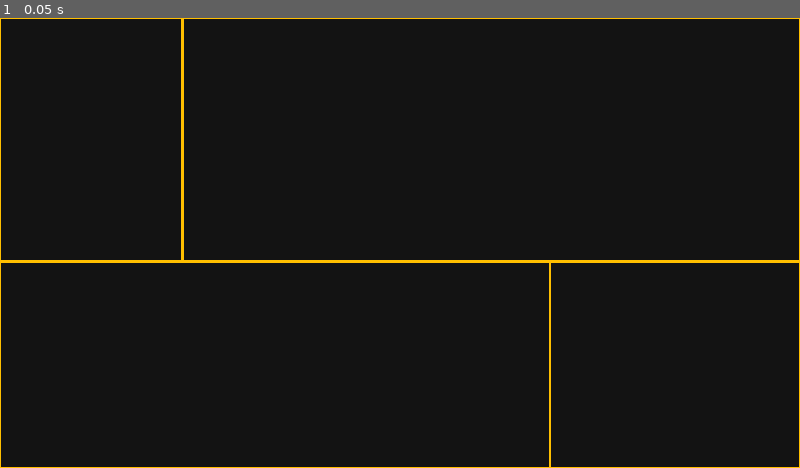
Above: before the commit, frame 1.
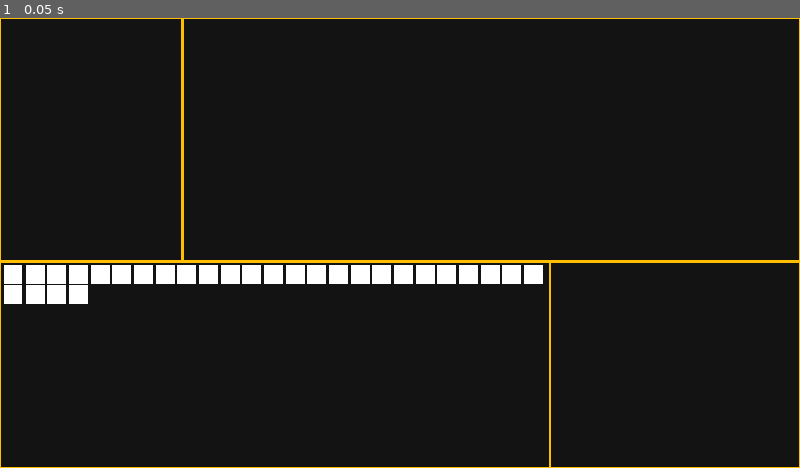
Above: after the commit, the same moment.

Repository: Rain-Gayming/Unnamed-RPG-Game
Game: Godot game, scene res://ui/scenes/main_ui_test.tscn
The game is run twice, just before and just after one commit, with the same random seed, the same clock (stepped at 60 frames per second) and the same inputs.
Inputs:
- Up to frame 1 (0.05 s): no input

The runs differ from the first frame. In frame 1, 2.9% of the frame differs, in the area x 0-68%, y 54-64%.

Commit message:
Added a scaling grid system

Diff:
--- /dev/null
+++ b/unnamedrpggame/ui/inventory/scenes/inventory.tscn
@@ -0,0 +1,752 @@
+[gd_scene load_steps=3 format=3 uid="uid://y6volqeh44bh"]
+
+[ext_resource type="PackedScene" uid="uid://b25i31r51qafw" path="res://ui/controllable_ui/scenes/controlable_menu.tscn" id="1_uwwsr"]
+[ext_resource type="Script" path="res://ui/variable_grid_columns.gd" id="2_hw0o6"]
+
+[node name="inventory" instance=ExtResource("1_uwwsr")]
+offset_left = -582.0
+offset_top = -449.0
+offset_right = 565.0
+offset_bottom = 317.0
+
+[node name="item_grid" type="GridContainer" parent="." index="10"]
+layout_mode = 1
+anchors_preset = 15
+anchor_right = 1.0
+anchor_bottom = 1.0
+offset_left = 9.0
+offset_top = 8.0
+offset_right = -8.0
+offset_bottom = -8.0
+grow_horizontal = 2
+grow_vertical = 2
+mouse_filter = 2
+theme_override_constants/h_separation = 8
+columns = 22
+script = ExtResource("2_hw0o6")
+internal_object_size = 45.0
+
+[node name="item_slot" type="Control" parent="item_grid" index="0"]
+custom_minimum_size = Vector2(45, 45)
+layout_mode = 2
+
+[node name="item_icon" type="TextureRect" parent="item_grid/item_slot" index="0"]
+layout_mode = 1
+anchors_preset = 15
+anchor_right = 1.0
+anchor_bottom = 1.0
+grow_horizontal = 2
+grow_vertical = 2
+
+[node name="item_amount" type="RichTextLabel" parent="item_grid/item_slot" index="1"]
+layout_mode = 0
+offset_right = 40.0
+offset_bottom = 40.0
+
+[node name="ColorRect" type="ColorRect" parent="item_grid/item_slot" index="2"]
+layout_mode = 1
+anchors_preset = 15
+anchor_right = 1.0
+anchor_bottom = 1.0
+grow_horizontal = 2
+grow_vertical = 2
+
+[node name="item_slot2" type="Control" parent="item_grid" index="1"]
+custom_minimum_size = Vector2(44.93, 45)
+layout_mode = 2
+
+[node name="item_icon" type="TextureRect" parent="item_grid/item_slot2" index="0"]
+layout_mode = 1
+anchors_preset = 15
+anchor_right = 1.0
+anchor_bottom = 1.0
+grow_horizontal = 2
+grow_vertical = 2
+
+[node name="item_amount" type="RichTextLabel" parent="item_grid/item_slot2" index="1"]
+layout_mode = 0
+offset_right = 40.0
+offset_bottom = 40.0
+
+[node name="ColorRect" type="ColorRect" parent="item_grid/item_slot2" index="2"]
+layout_mode = 1
+anchors_preset = 15
+anchor_right = 1.0
+anchor_bottom = 1.0
+grow_horizontal = 2
+grow_vertical = 2
+
+[node name="item_slot3" type="Control" parent="item_grid" index="2"]
+custom_minimum_size = Vector2(44.93, 45)
+layout_mode = 2
+
+[node name="item_icon" type="TextureRect" parent="item_grid/item_slot3" index="0"]
+layout_mode = 1
+anchors_preset = 15
+anchor_right = 1.0
+anchor_bottom = 1.0
+grow_horizontal = 2
+grow_vertical = 2
+
+[node name="item_amount" type="RichTextLabel" parent="item_grid/item_slot3" index="1"]
+layout_mode = 0
+offset_right = 40.0
+offset_bottom = 40.0
+
+[node name="ColorRect" type="ColorRect" parent="item_grid/item_slot3" index="2"]
+layout_mode = 1
+anchors_preset = 15
+anchor_right = 1.0
+anchor_bottom = 1.0
+grow_horizontal = 2
+grow_vertical = 2
+
+[node name="item_slot4" type="Control" parent="item_grid" index="3"]
+custom_minimum_size = Vector2(44.93, 45)
+layout_mode = 2
+
+[node name="item_icon" type="TextureRect" parent="item_grid/item_slot4" index="0"]
+layout_mode = 1
+anchors_preset = 15
+anchor_right = 1.0
+anchor_bottom = 1.0
+grow_horizontal = 2
+grow_vertical = 2
+
+[node name="item_amount" type="RichTextLabel" parent="item_grid/item_slot4" index="1"]
+layout_mode = 0
+offset_right = 40.0
+offset_bottom = 40.0
+
+[node name="ColorRect" type="ColorRect" parent="item_grid/item_slot4" index="2"]
+layout_mode = 1
+anchors_preset = 15
+anchor_right = 1.0
+anchor_bottom = 1.0
+grow_horizontal = 2
+grow_vertical = 2
+
+[node name="item_slot5" type="Control" parent="item_grid" index="4"]
+custom_minimum_size = Vector2(44.93, 45)
+layout_mode = 2
+
+[node name="item_icon" type="TextureRect" parent="item_grid/item_slot5" index="0"]
+layout_mode = 1
+anchors_preset = 15
+anchor_right = 1.0
+anchor_bottom = 1.0
+grow_horizontal = 2
+grow_vertical = 2
+
+[node name="item_amount" type="RichTextLabel" parent="item_grid/item_slot5" index="1"]
+layout_mode = 0
+offset_right = 40.0
+offset_bottom = 40.0
+
+[node name="ColorRect" type="ColorRect" parent="item_grid/item_slot5" index="2"]
+layout_mode = 1
+anchors_preset = 15
+anchor_right = 1.0
+anchor_bottom = 1.0
+grow_horizontal = 2
+grow_vertical = 2
+
+[node name="item_slot6" type="Control" parent="item_grid" index="5"]
+custom_minimum_size = Vector2(44.93, 45)
+layout_mode = 2
+
+[node name="item_icon" type="TextureRect" parent="item_grid/item_slot6" index="0"]
+layout_mode = 1
+anchors_preset = 15
+anchor_right = 1.0
+anchor_bottom = 1.0
+grow_horizontal = 2
+grow_vertical = 2
+
+[node name="item_amount" type="RichTextLabel" parent="item_grid/item_slot6" index="1"]
+layout_mode = 0
+offset_right = 40.0
+offset_bottom = 40.0
+
+[node name="ColorRect" type="ColorRect" parent="item_grid/item_slot6" index="2"]
+layout_mode = 1
+anchors_preset = 15
+anchor_right = 1.0
+anchor_bottom = 1.0
+grow_horizontal = 2
+grow_vertical = 2
+
+[node name="item_slot7" type="Control" parent="item_grid" index="6"]
+custom_minimum_size = Vector2(44.93, 45)
+layout_mode = 2
+
+[node name="item_icon" type="TextureRect" parent="item_grid/item_slot7" index="0"]
+layout_mode = 1
+anchors_preset = 15
+anchor_right = 1.0
+anchor_bottom = 1.0
+grow_horizontal = 2
+grow_vertical = 2
+
+[node name="item_amount" type="RichTextLabel" parent="item_grid/item_slot7" index="1"]
+layout_mode = 0
+offset_right = 40.0
+offset_bottom = 40.0
+
+[node name="ColorRect" type="ColorRect" parent="item_grid/item_slot7" index="2"]
+layout_mode = 1
+anchors_preset = 15
+anchor_right = 1.0
+anchor_bottom = 1.0
+grow_horizontal = 2
+grow_vertical = 2
+
+[node name="item_slot8" type="Control" parent="item_grid" index="7"]
+custom_minimum_size = Vector2(44.93, 45)
+layout_mode = 2
+
+[node name="item_icon" type="TextureRect" parent="item_grid/item_slot8" index="0"]
+layout_mode = 1
+anchors_preset = 15
+anchor_right = 1.0
+anchor_bottom = 1.0
+grow_horizontal = 2
+grow_vertical = 2
+
+[node name="item_amount" type="RichTextLabel" parent="item_grid/item_slot8" index="1"]
+layout_mode = 0
+offset_right = 40.0
+offset_bottom = 40.0
+
+[node name="ColorRect" type="ColorRect" parent="item_grid/item_slot8" index="2"]
+layout_mode = 1
+anchors_preset = 15
+anchor_right = 1.0
+anchor_bottom = 1.0
+grow_horizontal = 2
+grow_vertical = 2
+
+[node name="item_slot9" type="Control" parent="item_grid" index="8"]
+custom_minimum_size = Vector2(44.93, 45)
+layout_mode = 2
+
+[node name="item_icon" type="TextureRect" parent="item_grid/item_slot9" index="0"]
+layout_mode = 1
+anchors_preset = 15
+anchor_right = 1.0
+anchor_bottom = 1.0
+grow_horizontal = 2
+grow_vertical = 2
+
+[node name="item_amount" type="RichTextLabel" parent="item_grid/item_slot9" index="1"]
+layout_mode = 0
+offset_right = 40.0
+offset_bottom = 40.0
+
+[node name="ColorRect" type="ColorRect" parent="item_grid/item_slot9" index="2"]
+layout_mode = 1
+anchors_preset = 15
+anchor_right = 1.0
+anchor_bottom = 1.0
+grow_horizontal = 2
+grow_vertical = 2
+
+[node name="item_slot10" type="Control" parent="item_grid" index="9"]
+custom_minimum_size = Vector2(44.93, 45)
+layout_mode = 2
+
+[node name="item_icon" type="TextureRect" parent="item_grid/item_slot10" index="0"]
+layout_mode = 1
+anchors_preset = 15
+anchor_right = 1.0
+anchor_bottom = 1.0
+grow_horizontal = 2
+grow_vertical = 2
+
+[node name="item_amount" type="RichTextLabel" parent="item_grid/item_slot10" index="1"]
+layout_mode = 0
+offset_right = 40.0
+offset_bottom = 40.0
+
+[node name="ColorRect" type="ColorRect" parent="item_grid/item_slot10" index="2"]
+layout_mode = 1
+anchors_preset = 15
+anchor_right = 1.0
+anchor_bottom = 1.0
+grow_horizontal = 2
+grow_vertical = 2
+
+[node name="item_slot11" type="Control" parent="item_grid" index="10"]
+custom_minimum_size = Vector2(44.93, 45)
+layout_mode = 2
+
+[node name="item_icon" type="TextureRect" parent="item_grid/item_slot11" index="0"]
+layout_mode = 1
+anchors_preset = 15
+anchor_right = 1.0
+anchor_bottom = 1.0
+grow_horizontal = 2
+grow_vertical = 2
+
+[node name="item_amount" type="RichTextLabel" parent="item_grid/item_slot11" index="1"]
+layout_mode = 0
+offset_right = 40.0
+offset_bottom = 40.0
+
+[node name="ColorRect" type="ColorRect" parent="item_grid/item_slot11" index="2"]
+layout_mode = 1
+anchors_preset = 15
+anchor_right = 1.0
+anchor_bottom = 1.0
+grow_horizontal = 2
+grow_vertical = 2
+
+[node name="item_slot12" type="Control" parent="item_grid" index="11"]
+custom_minimum_size = Vector2(44.93, 45)
+layout_mode = 2
+
+[node name="item_icon" type="TextureRect" parent="item_grid/item_slot12" index="0"]
+layout_mode = 1
+anchors_preset = 15
+anchor_right = 1.0
+anchor_bottom = 1.0
+grow_horizontal = 2
+grow_vertical = 2
+
+[node name="item_amount" type="RichTextLabel" parent="item_grid/item_slot12" index="1"]
+layout_mode = 0
+offset_right = 40.0
+offset_bottom = 40.0
+
+[node name="ColorRect" type="ColorRect" parent="item_grid/item_slot12" index="2"]
+layout_mode = 1
+anchors_preset = 15
+anchor_right = 1.0
+anchor_bottom = 1.0
+grow_horizontal = 2
+grow_vertical = 2
+
+[node name="item_slot13" type="Control" parent="item_grid" index="12"]
+custom_minimum_size = Vector2(44.93, 45)
+layout_mode = 2
+
+[node name="item_icon" type="TextureRect" parent="item_grid/item_slot13" index="0"]
+layout_mode = 1
+anchors_preset = 15
+anchor_right = 1.0
+anchor_bottom = 1.0
+grow_horizontal = 2
+grow_vertical = 2
+
+[node name="item_amount" type="RichTextLabel" parent="item_grid/item_slot13" index="1"]
+layout_mode = 0
+offset_right = 40.0
+offset_bottom = 40.0
+
+[node name="ColorRect" type="ColorRect" parent="item_grid/item_slot13" index="2"]
+layout_mode = 1
+anchors_preset = 15
+anchor_right = 1.0
+anchor_bottom = 1.0
+grow_horizontal = 2
+grow_vertical = 2
+
+[node name="item_slot14" type="Control" parent="item_grid" index="13"]
+custom_minimum_size = Vector2(44.93, 45)
+layout_mode = 2
+
+[node name="item_icon" type="TextureRect" parent="item_grid/item_slot14" index="0"]
+layout_mode = 1
+anchors_preset = 15
+anchor_right = 1.0
+anchor_bottom = 1.0
+grow_horizontal = 2
+grow_vertical = 2
+
+[node name="item_amount" type="RichTextLabel" parent="item_grid/item_slot14" index="1"]
+layout_mode = 0
+offset_right = 40.0
+offset_bottom = 40.0
+
+[node name="ColorRect" type="ColorRect" parent="item_grid/item_slot14" index="2"]
+layout_mode = 1
+anchors_preset = 15
+anchor_right = 1.0
+anchor_bottom = 1.0
+grow_horizontal = 2
+grow_vertical = 2
+
+[node name="item_slot15" type="Control" parent="item_grid" index="14"]
+custom_minimum_size = Vector2(44.93, 45)
+layout_mode = 2
+
+[node name="item_icon" type="TextureRect" parent="item_grid/item_slot15" index="0"]
+layout_mode = 1
+anchors_preset = 15
+anchor_right = 1.0
+anchor_bottom = 1.0
+grow_horizontal = 2
+grow_vertical = 2
+
+[node name="item_amount" type="RichTextLabel" parent="item_grid/item_slot15" index="1"]
+layout_mode = 0
+offset_right = 40.0
+offset_bottom = 40.0
+
+[node name="ColorRect" type="ColorRect" parent="item_grid/item_slot15" index="2"]
+layout_mode = 1
+anchors_preset = 15
+anchor_right = 1.0
+anchor_bottom = 1.0
+grow_horizontal = 2
+grow_vertical = 2
+
+[node name="item_slot16" type="Control" parent="item_grid" index="15"]
+custom_minimum_size = Vector2(44.93, 45)
+layout_mode = 2
+
+[node name="item_icon" type="TextureRect" parent="item_grid/item_slot16" index="0"]
+layout_mode = 1
+anchors_preset = 15
+anchor_right = 1.0
+anchor_bottom = 1.0
+grow_horizontal = 2
+grow_vertical = 2
+
+[node name="item_amount" type="RichTextLabel" parent="item_grid/item_slot16" index="1"]
+layout_mode = 0
+offset_right = 40.0
+offset_bottom = 40.0
+
+[node name="ColorRect" type="ColorRect" parent="item_grid/item_slot16" index="2"]
+layout_mode = 1
+anchors_preset = 15
+anchor_right = 1.0
+anchor_bottom = 1.0
+grow_horizontal = 2
+grow_vertical = 2
+
+[node name="item_slot17" type="Control" parent="item_grid" index="16"]
+custom_minimum_size = Vector2(44.93, 45)
+layout_mode = 2
+
+[node name="item_icon" type="TextureRect" parent="item_grid/item_slot17" index="0"]
+layout_mode = 1
+anchors_preset = 15
+anchor_right = 1.0
+anchor_bottom = 1.0
+grow_horizontal = 2
+grow_vertical = 2
+
+[node name="item_amount" type="RichTextLabel" parent="item_grid/item_slot17" index="1"]
+layout_mode = 0
+offset_right = 40.0
+offset_bottom = 40.0
+
+[node name="ColorRect" type="ColorRect" parent="item_grid/item_slot17" index="2"]
+layout_mode = 1
+anchors_preset = 15
+anchor_right = 1.0
+anchor_bottom = 1.0
+grow_horizontal = 2
+grow_vertical = 2
+
+[node name="item_slot18" type="Control" parent="item_grid" index="17"]
+custom_minimum_size = Vector2(44.93, 45)
+layout_mode = 2
+
+[node name="item_icon" type="TextureRect" parent="item_grid/item_slot18" index="0"]
+layout_mode = 1
+anchors_preset = 15
+anchor_right = 1.0
+anchor_bottom = 1.0
+grow_horizontal = 2
+grow_vertical = 2
+
+[node name="item_amount" type="RichTextLabel" parent="item_grid/item_slot18" index="1"]
+layout_mode = 0
+offset_right = 40.0
+offset_bottom = 40.0
+
+[node name="ColorRect" type="ColorRect" parent="item_grid/item_slot18" index="2"]
+layout_mode = 1
+anchors_preset = 15
+anchor_right = 1.0
+anchor_bottom = 1.0
+grow_horizontal = 2
+grow_vertical = 2
+
+[node name="item_slot19" type="Control" parent="item_grid" index="18"]
+custom_minimum_size = Vector2(44.93, 45)
+layout_mode = 2
+
+[node name="item_icon" type="TextureRect" parent="item_grid/item_slot19" index="0"]
+layout_mode = 1
+anchors_preset = 15
+anchor_right = 1.0
+anchor_bottom = 1.0
+grow_horizontal = 2
+grow_vertical = 2
+
+[node name="item_amount" type="RichTextLabel" parent="item_grid/item_slot19" index="1"]
+layout_mode = 0
+offset_right = 40.0
+offset_bottom = 40.0
+
+[node name="ColorRect" type="ColorRect" parent="item_grid/item_slot19" index="2"]
+layout_mode = 1
+anchors_preset = 15
+anchor_right = 1.0
+anchor_bottom = 1.0
+grow_horizontal = 2
+grow_vertical = 2
+
+[node name="item_slot20" type="Control" parent="item_grid" index="19"]
+custom_minimum_size = Vector2(44.93, 45)
+layout_mode = 2
+
+[node name="item_icon" type="TextureRect" parent="item_grid/item_slot20" index="0"]
+layout_mode = 1
+anchors_preset = 15
+anchor_right = 1.0
+anchor_bottom = 1.0
+grow_horizontal = 2
+grow_vertical = 2
+
+[node name="item_amount" type="RichTextLabel" parent="item_grid/item_slot20" index="1"]
+layout_mode = 0
+offset_right = 40.0
+offset_bottom = 40.0
+
+[node name="ColorRect" type="ColorRect" parent="item_grid/item_slot20" index="2"]
+layout_mode = 1
+anchors_preset = 15
+anchor_right = 1.0
+anchor_bottom = 1.0
+grow_horizontal = 2
+grow_vertical = 2
+
+[node name="item_slot21" type="Control" parent="item_grid" index="20"]
+custom_minimum_size = Vector2(44.93, 45)
+layout_mode = 2
+
+[node name="item_icon" type="TextureRect" parent="item_grid/item_slot21" index="0"]
+layout_mode = 1
+anchors_preset = 15
+anchor_right = 1.0
+anchor_bottom = 1.0
+grow_horizontal = 2
+grow_vertical = 2
+
+[node name="item_amount" type="RichTextLabel" parent="item_grid/item_slot21" index="1"]
+layout_mode = 0
+offset_right = 40.0
+offset_bottom = 40.0
+
+[node name="ColorRect" type="ColorRect" parent="item_grid/item_slot21" index="2"]
+layout_mode = 1
+anchors_preset = 15
+anchor_right = 1.0
+anchor_bottom = 1.0
+grow_horizontal = 2
+grow_vertical = 2
+
+[node name="item_slot22" type="Control" parent="item_grid" index="21"]
+custom_minimum_size = Vector2(44.93, 45)
+layout_mode = 2
+
+[node name="item_icon" type="TextureRect" parent="item_grid/item_slot22" index="0"]
+layout_mode = 1
+anchors_preset = 15
+anchor_right = 1.0
+anchor_bottom = 1.0
+grow_horizontal = 2
+grow_vertical = 2
+
+[node name="item_amount" type="RichTextLabel" parent="item_grid/item_slot22" index="1"]
+layout_mode = 0
+offset_right = 40.0
+offset_bottom = 40.0
+
+[node name="ColorRect" type="ColorRect" parent="item_grid/item_slot22" index="2"]
+layout_mode = 1
+anchors_preset = 15
+anchor_right = 1.0
+anchor_bottom = 1.0
+grow_horizontal = 2
+grow_vertical = 2
+
+[node name="item_slot23" type="Control" parent="item_grid" index="22"]
+custom_minimum_size = Vector2(44.93, 45)
+layout_mode = 2
+
+[node name="item_icon" type="TextureRect" parent="item_grid/item_slot23" index="0"]
+layout_mode = 1
+anchors_preset = 15
+anchor_right = 1.0
+anchor_bottom = 1.0
+grow_horizontal = 2
+grow_vertical = 2
+
+[node name="item_amount" type="RichTextLabel" parent="item_grid/item_slot23" index="1"]
+layout_mode = 0
+offset_right = 40.0
+offset_bottom = 40.0
+
+[node name="ColorRect" type="ColorRect" parent="item_grid/item_slot23" index="2"]
+layout_mode = 1
+anchors_preset = 15
+anchor_right = 1.0
+anchor_bottom = 1.0
+grow_horizontal = 2
+grow_vertical = 2
+
+[node name="item_slot24" type="Control" parent="item_grid" index="23"]
+custom_minimum_size = Vector2(44.93, 45)
+layout_mode = 2
+
+[node name="item_icon" type="TextureRect" parent="item_grid/item_slot24" index="0"]
+layout_mode = 1
+anchors_preset = 15
+anchor_right = 1.0
+anchor_bottom = 1.0
+grow_horizontal = 2
+grow_vertical = 2
+
+[node name="item_amount" type="RichTextLabel" parent="item_grid/item_slot24" index="1"]
+layout_mode = 0
+offset_right = 40.0
+offset_bottom = 40.0
+
+[node name="ColorRect" type="ColorRect" parent="item_grid/item_slot24" index="2"]
+layout_mode = 1
+anchors_preset = 15
+anchor_right = 1.0
+anchor_bottom = 1.0
+grow_horizontal = 2
+grow_vertical = 2
+
+[node name="item_slot25" type="Control" parent="item_grid" index="24"]
+custom_minimum_size = Vector2(44.93, 45)
+layout_mode = 2
+
+[node name="item_icon" type="TextureRect" parent="item_grid/item_slot25" index="0"]
+layout_mode = 1
+anchors_preset = 15
+anchor_right = 1.0
+anchor_bottom = 1.0
+grow_horizontal = 2
+grow_vertical = 2
+
+[node name="item_amount" type="RichTextLabel" parent="item_grid/item_slot25" index="1"]
+layout_mode = 0
+offset_right = 40.0
+offset_bottom = 40.0
+
+[node name="ColorRect" type="ColorRect" parent="item_grid/item_slot25" index="2"]
+layout_mode = 1
+anchors_preset = 15
+anchor_right = 1.0
+anchor_bottom = 1.0
+grow_horizontal = 2
+grow_vertical = 2
+
+[node name="item_slot26" type="Control" parent="item_grid" index="25"]
+custom_minimum_size = Vector2(44.93, 45)
+layout_mode = 2
+
+[node name="item_icon" type="TextureRect" parent="item_grid/item_slot26" index="0"]
+layout_mode = 1
+anchors_preset = 15
+anchor_right = 1.0
+anchor_bottom = 1.0
+grow_horizontal = 2
+grow_vertical = 2
+
+[node name="item_amount" type="RichTextLabel" parent="item_grid/item_slot26" index="1"]
+layout_mode = 0
+offset_right = 40.0
+offset_bottom = 40.0
+
+[node name="ColorRect" type="ColorRect" parent="item_grid/item_slot26" index="2"]
+layout_mode = 1
+anchors_preset = 15
+anchor_right = 1.0
+anchor_bottom = 1.0
+grow_horizontal = 2
+grow_vertical = 2
+
+[node name="item_slot27" type="Control" parent="item_grid" index="26"]
+custom_minimum_size = Vector2(44.93, 45)
+layout_mode = 2
+
+[node name="item_icon" type="TextureRect" parent="item_grid/item_slot27" index="0"]
+layout_mode = 1
+anchors_preset = 15
+anchor_right = 1.0
+anchor_bottom = 1.0
+grow_horizontal = 2
+grow_vertical = 2
+
+[node name="item_amount" type="RichTextLabel" parent="item_grid/item_slot27" index="1"]
+layout_mode = 0
+offset_right = 40.0
+offset_bottom = 40.0
+
+[node name="ColorRect" type="ColorRect" parent="item_grid/item_slot27" index="2"]
+layout_mode = 1
+anchors_preset = 15
+anchor_right = 1.0
+anchor_bottom = 1.0
+grow_horizontal = 2
+grow_vertical = 2
+
+[node name="item_slot28" type="Control" parent="item_grid" index="27"]
+custom_minimum_size = Vector2(44.93, 45)
+layout_mode = 2
+
+[node name="item_icon" type="TextureRect" parent="item_grid/item_slot28" index="0"]
+layout_mode = 1
+anchors_preset = 15
+anchor_right = 1.0
+anchor_bottom = 1.0
+grow_horizontal = 2
+grow_vertical = 2
+
+[node name="item_amount" type="RichTextLabel" parent="item_grid/item_slot28" index="1"]
+layout_mode = 0
+offset_right = 40.0
+offset_bottom = 40.0
+
+[node name="ColorRect" type="ColorRect" parent="item_grid/item_slot28" index="2"]
+layout_mode = 1
+anchors_preset = 15
+anchor_right = 1.0
+anchor_bottom = 1.0
+grow_horizontal = 2
+grow_vertical = 2
+
+[node name="item_slot29" type="Control" parent="item_grid" index="28"]
+custom_minimum_size = Vector2(44.93, 45)
+layout_mode = 2
+
+[node name="item_icon" type="TextureRect" parent="item_grid/item_slot29" index="0"]
+layout_mode = 1
+anchors_preset = 15
+anchor_right = 1.0
+anchor_bottom = 1.0
+grow_horizontal = 2
+grow_vertical = 2
+
+[node name="item_amount" type="RichTextLabel" parent="item_grid/item_slot29" index="1"]
+layout_mode = 0
+offset_right = 40.0
+offset_bottom = 40.0
+
+[node name="ColorRect" type="ColorRect" parent="item_grid/item_slot29" index="2"]
+layout_mode = 1
+anchors_preset = 15
+anchor_right = 1.0
+anchor_bottom = 1.0
+grow_horizontal = 2
+grow_vertical = 2
--- a/unnamedrpggame/ui/scenes/main_ui_test.tscn
+++ b/unnamedrpggame/ui/scenes/main_ui_test.tscn
@@ -1,7 +1,8 @@
-[gd_scene load_steps=3 format=3 uid="uid://dh8twu4jr1bw8"]
+[gd_scene load_steps=4 format=3 uid="uid://dh8twu4jr1bw8"]
 
 [ext_resource type="PackedScene" uid="uid://b25i31r51qafw" path="res://ui/controllable_ui/scenes/controlable_menu.tscn" id="1_05mbn"]
 [ext_resource type="Script" path="res://ui/MenuManager.gd" id="1_beql3"]
+[ext_resource type="PackedScene" uid="uid://y6volqeh44bh" path="res://ui/inventory/scenes/inventory.tscn" id="3_b6bqi"]
 
 [node name="MainUiTest" type="Control" node_paths=PackedStringArray("menus")]
 layout_mode = 3
@@ -12,14 +13,6 @@
 grow_vertical = 2
 script = ExtResource("1_beql3")
 menus = [NodePath("inventory"), NodePath("sheet"), NodePath("magic"), NodePath("map")]
-
-[node name="inventory" parent="." node_paths=PackedStringArray("menu_manager") instance=ExtResource("1_05mbn")]
-layout_mode = 1
-offset_left = -960.0
-offset_top = 45.0
-offset_right = 360.0
-offset_bottom = 540.0
-menu_manager = NodePath("..")
 
 [node name="sheet" parent="." node_paths=PackedStringArray("menu_manager") instance=ExtResource("1_05mbn")]
 layout_mode = 1
@@ -44,3 +37,11 @@
 offset_right = 960.0
 offset_bottom = 45.0
 menu_manager = NodePath("..")
+
+[node name="inventory" parent="." node_paths=PackedStringArray("menu_manager") instance=ExtResource("3_b6bqi")]
+layout_mode = 1
+offset_left = -960.0
+offset_top = 45.0
+offset_right = 360.0
+offset_bottom = 540.0
+menu_manager = NodePath("..")
--- /dev/null
+++ b/unnamedrpggame/ui/variable_grid_columns.gd
@@ -0,0 +1,16 @@
+extends GridContainer
+
+@export var internal_object_size: float
+
+var prev_size: float
+var prev_pos: float
+
+func _process(_delta: float):
+	if prev_size != size.x or prev_pos != position.x:
+
+		var raw_columns = (size.x + position.x) / (internal_object_size + get_theme_constant("h_separation"))
+
+		columns = roundi(raw_columns)
+
+		prev_size = size.x
+		prev_pos = position.x
